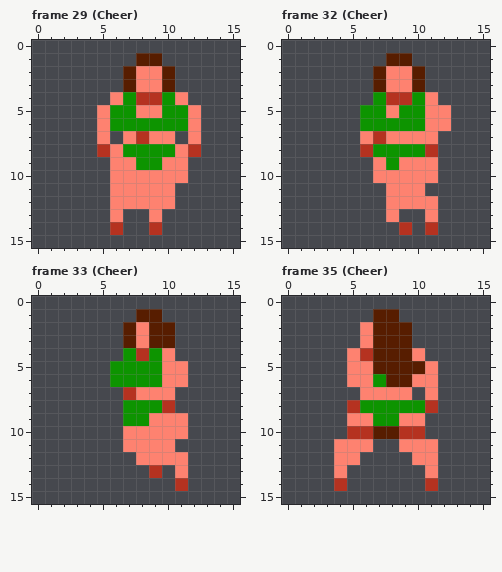
A pixel-art file gets an edit: art/characters/Lady3.ase. Above, as it was before the edit.
16x16 pixels, 55 frames. Shown: frame 29 (Cheer), frame 32 (Cheer), frame 33 (Cheer), frame 35 (Cheer). The commit also changed other frames, which this record leaves out.
The result:
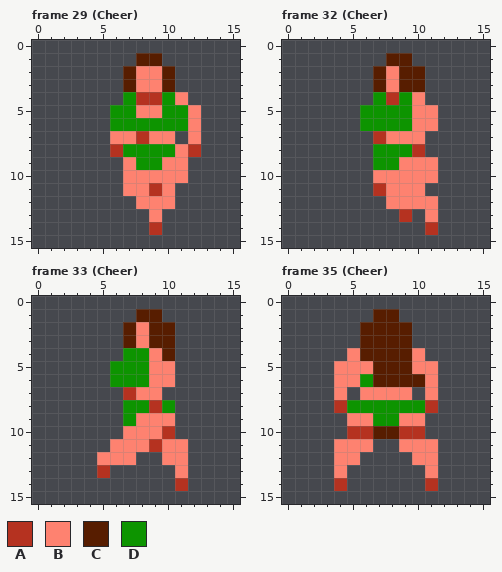
Palette (. is transparent): A #b53220  B #fe8270  C #571d00  D #0d9400
The author wrote: cheers finished
Diff:
Frame 29 (Cheer), layer "Layer 3":
Colour B becomes colour A in row 8 at x 6; in row 11 at x 9.
The author put colour B in row 7 at x 6.
Colour A is removed in row 8 at x 5; in row 14 at x 6.
Colour B is removed in row 4 at x 6; in rows 5 to 7 at x 5; in rows 9 to 11 at x 6; in row 12 at x 6 to 7; in row 13 at x 6.
Frame 32 (Cheer), layer "Layer 3":
The author put colour A in row 11 at x 7; in row 13 at x 9.
Colour D becomes colour A in row 8 at x 10.
Colour D becomes colour B in rows 4 to 6 at x 10.
Colour B becomes colour C in rows 2 to 3 at x 9.
Colour A becomes colour D in row 4 at x 9.
Colour B becomes colour D in row 5 at x 8; in row 9 at x 7.
Colour A is removed in row 8 at x 6 and 11; in row 14 at x 9.
Colour B is removed in row 4 at x 11; in rows 5 to 6 at x 12; in row 7 at x 6 and 11; in row 13 at x 8.
Frame 33 (Cheer), layer "Layer 3":
The author put colour A in row 13 at x 5.
Colour B becomes colour A in row 10 at x 10; in row 11 at x 9.
Colour D becomes colour A in row 8 at x 9.
The author put colour B in row 11 at x 6 and 11; in row 12 at x 5 to 7.
Colour D becomes colour B in rows 4 to 6 at x 9; in row 9 at x 8.
Colour B becomes colour C in row 4 at x 10.
Colour A becomes colour D in row 4 at x 8; in row 8 at x 10.
Colour A is removed in row 13 at x 9.
Colour B is removed in rows 5 to 6 at x 11; in row 7 at x 10; in rows 9 to 10 at x 11; in row 12 at x 8 to 9.
Frame 35 (Cheer), layer "Layer 3":
The author put colour A in row 8 at x 4.
The author put colour B in rows 5 to 7 at x 4.
Colour C becomes colour B in row 5 at x 10.
Colour A becomes colour C in row 4 at x 6.
Colour B becomes colour C in rows 2 to 3 at x 6; in row 6 at x 10.
Colour D becomes colour C in row 6 at x 7.
Colour A becomes colour D in row 8 at x 5.
Colour B becomes colour D in row 6 at x 6.
Where, in picture pixels (left, top, right, bottom), the same in both pictures:
changed: (97, 92, 162, 235)
changed: (360, 66, 451, 235)
changed: (97, 348, 188, 478)
changed: (334, 322, 425, 413)
